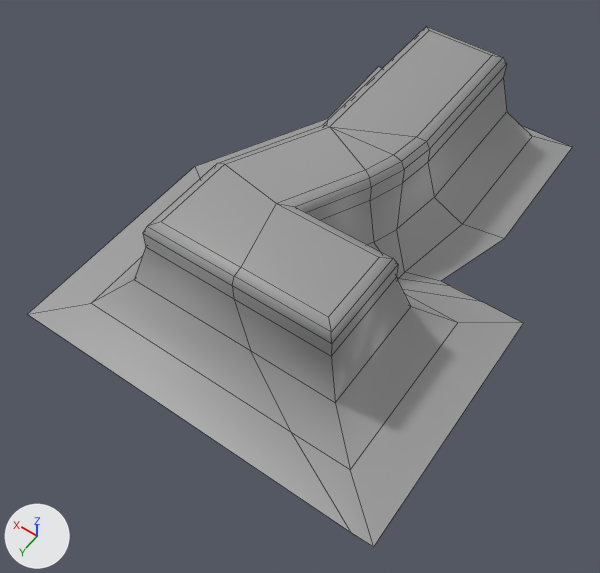
Renders of the FBX model Assets/- Asset Store/Custom/Numbers/Number_7.fbx from each side of a commit.
Camera for both pictures: a 50 mm lens placed at (-0.243, 0.425, 0.54), pointed at (0.001, 0.084, 0.005). The lights are fixed; the arrows at lower left show +X, +Y and +Z. Mesh edges are drawn as thin lines. Where no turn or scale is listed for an object, it has been applied to the vertices.

The scene before the commit, as lines of its bpy script (objects in view):
```python
me_cube_015 = bpy.data.meshes.new('Cube.015')
me_cube_015.from_pydata(...)  # 84 vertices, 78 faces; spans x -0.164..0.164, y -0.205..0.231, z 0.0..0.1
me_cube_015.materials.append(mat_material)  # grey #9b9b9b
ob_number_7 = bpy.data.objects.new('Number_7', me_cube_015)
ob_number_7.location = (0.0, 0.0, 0.0)
```
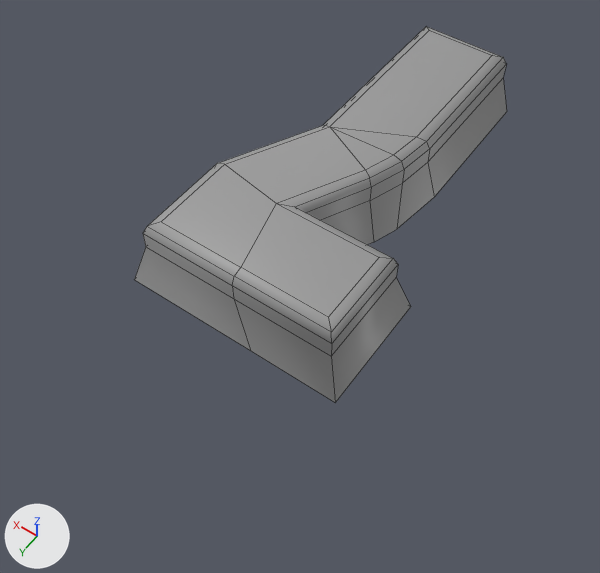
Changed parts and their boxes [x1, y1, x2, y2] in the pictures (600 x 573 px):
'Number_7', reshaped (31% narrower, 28% shorter): before [28, 27, 572, 547]; after [134, 27, 507, 403]
part 1 of me_cube_015, deleted: before [28, 66, 572, 547]

The edits, one by one:
me_cube_015 is used by ob_number_7; location (0.0, 0.0, 0.0).
me_cube_015 had 84 vertices, 78 faces and spanned x -0.164..0.164, y -0.205..0.231, z 0.0..0.1.
me_cube_015 now has 60 vertices, 54 faces and spans x -0.093..0.093, y -0.17..0.174, z 0.037..0.1.
Part 1, on me_cube_015:
24 vertices are removed from x -0.164..0.164, y -0.205..0.231, z 0.0..0.01.
24 faces are deleted.
